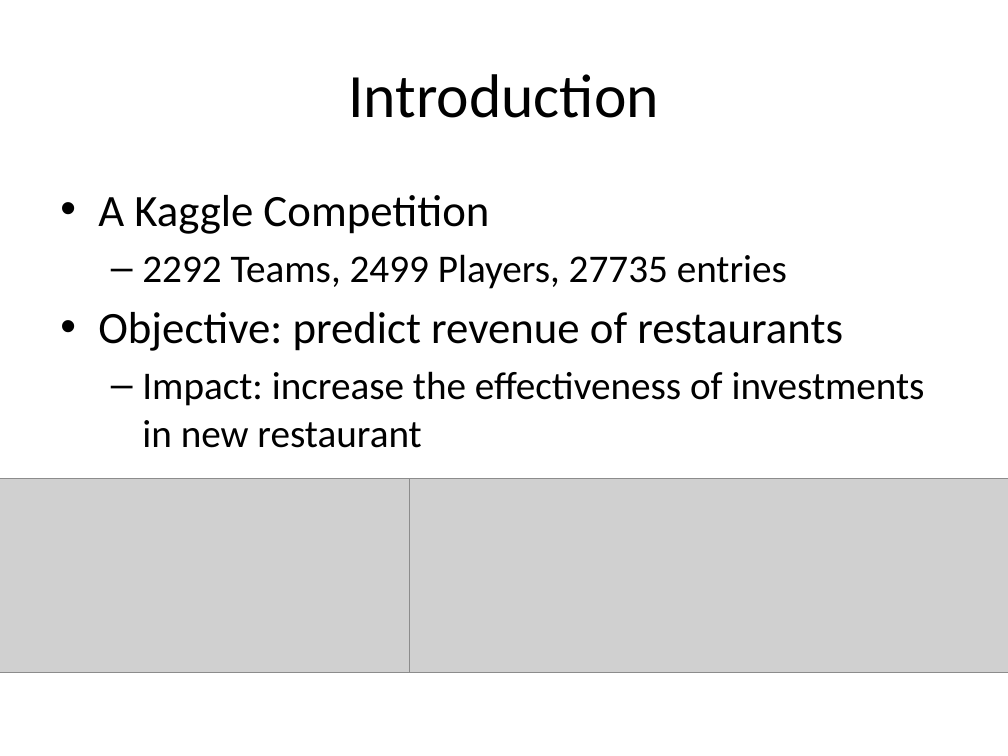
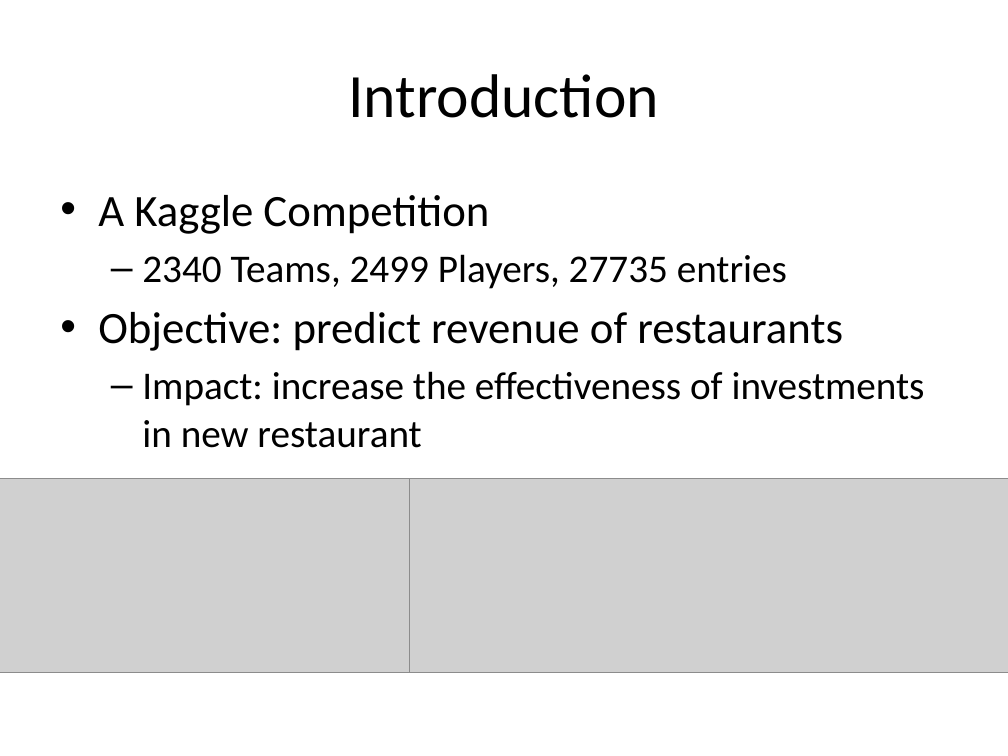
Before and after one commit to hxwang/revenue-prediction, a slide deck: slide 2 of doc/report/revenue-prediction.pptx. Drawn at 1008x756 pixels with LibreOffice and Linux fonts; fonts in the diff are those of the drawing; grey boxes stand for pictures. Boxes give left, top, right and bottom in pixels: in the first picture for what was removed or moved away, otherwise in the second. Text is boxed around its words. In the diff, an @@ line names an element or a change of style, - is before the commit and + after.

```diff
--- a/doc/report/revenue-prediction.pptx
+++ b/doc/report/revenue-prediction.pptx
@@ text at box(142, 254, 787, 289): text changed @@
-  – 2292 Teams, 2499 Players, 27735 entries
+  – 2340 Teams, 2499 Players, 27735 entries
```
Also in this commit, not shown: 1 other slide changed, 6 slides added, 1 slide removed, 1 other file.
